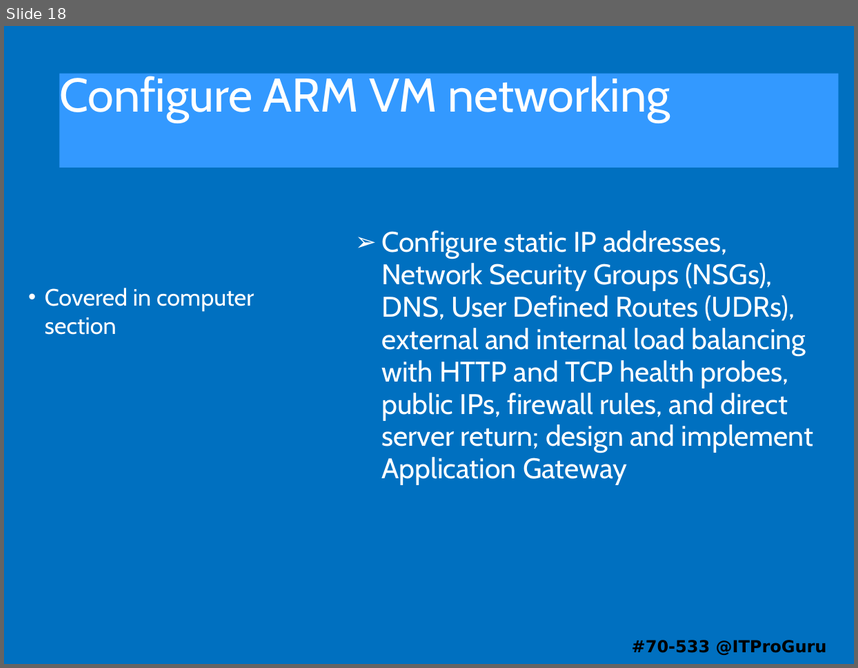
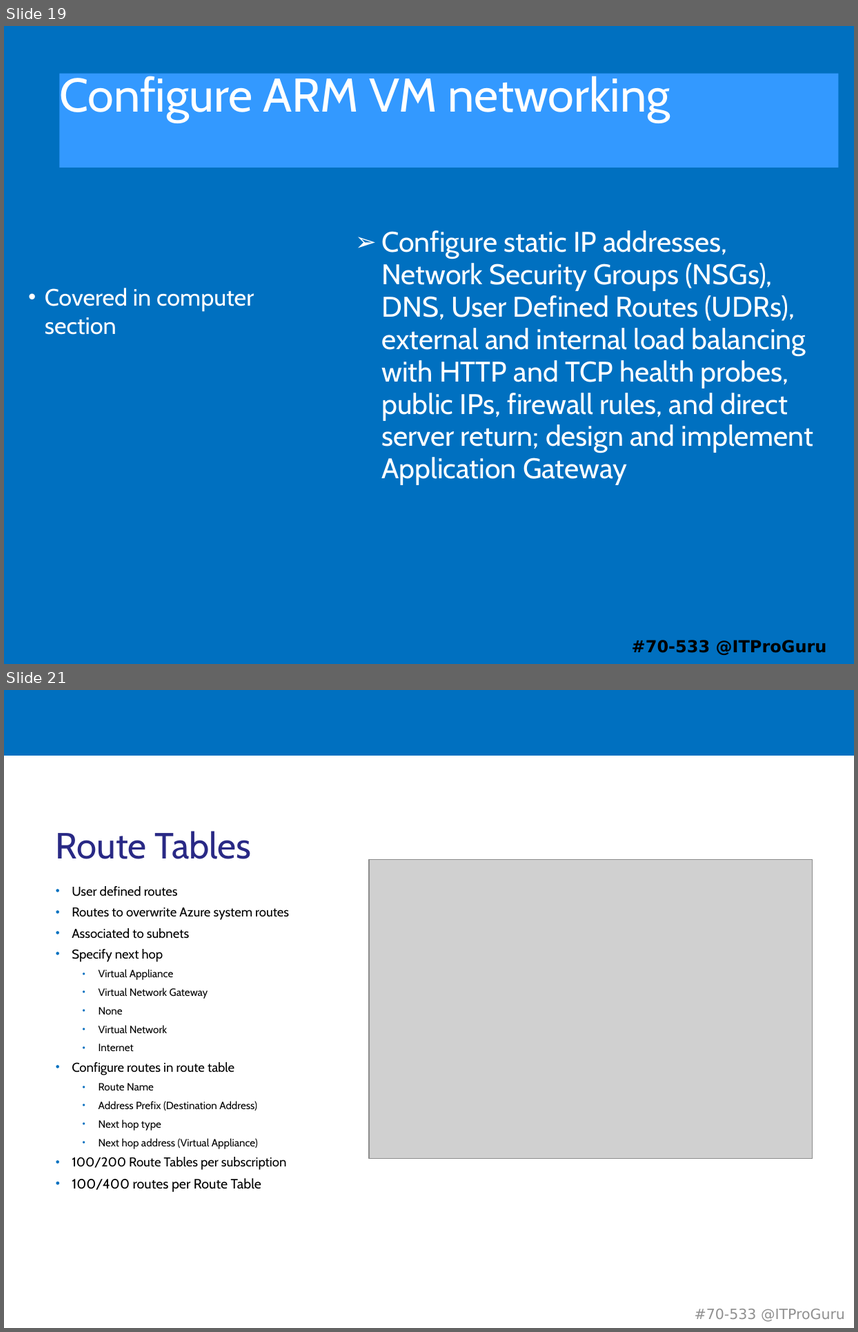
Before and after one commit to guruskill/70-533, a slide deck: 70-533-04-Network.pptx. Shown one above the other, each under a label of ours: slide 18 before the commit, slides 19 and 21 after it; the slides between them are not shown. The pictures are 858x668 and 858x1332 pixels, drawn with LibreOffice and Linux fonts; fonts in the diff are those of the drawing; grey boxes stand for pictures. Boxes give left, top, right and bottom in pixels: in the first picture for what was removed or moved away, otherwise in the second. Text is boxed around its words. In the diff, an @@ line names an element or a change of style, - is before the commit and + after.

Commit message:
Networking changes

```diff
--- a/70-533-04-Network.pptx
+++ b/70-533-04-Network.pptx
@@ slide 21 added at (4,690,854,1328), background #FFFFFF @@
@@ rectangle added at (4,690,854,756), fill #0070C0 @@
@@ title added at (56,831,251,859), 30.8 pt, text #292985 @@
+Route Tables
@@ picture added at (370,859,813,1159) @@
@@ text added at (72,886,289,1192), 8.9 pt, text #000000 @@
+• User defined routes
+• Routes to overwrite Azure system routes
+• Associated to subnets
+• Specify next hop
+  • Virtual Appliance
+  • Virtual Network Gateway
+  • None
+  • Virtual Network
+  • Internet
+• Configure routes in route table
+  • Route Name
+  • Address Prefix (Destination Address)
+  • Next hop type
+  • Next hop address (Virtual Appliance)
+• 100/200 Route Tables per subscription
+• 100/400 routes per Route Table
@@ text added at (695,1308,845,1321), 12 pt, text #909090 @@
+#70-533 @ITProGuru
@@ what was slide 18 is now slide 19 @@
```
Also in this commit, not shown: 4 slides changed, 6 other slides added, 7 slides removed.
